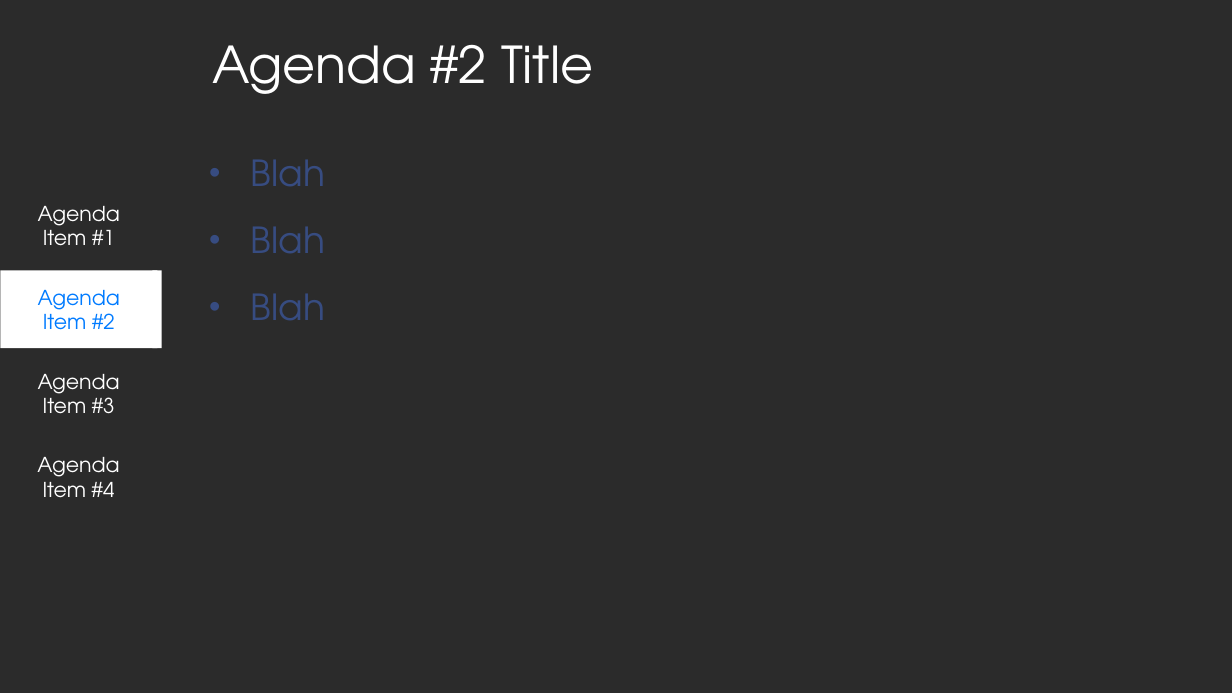
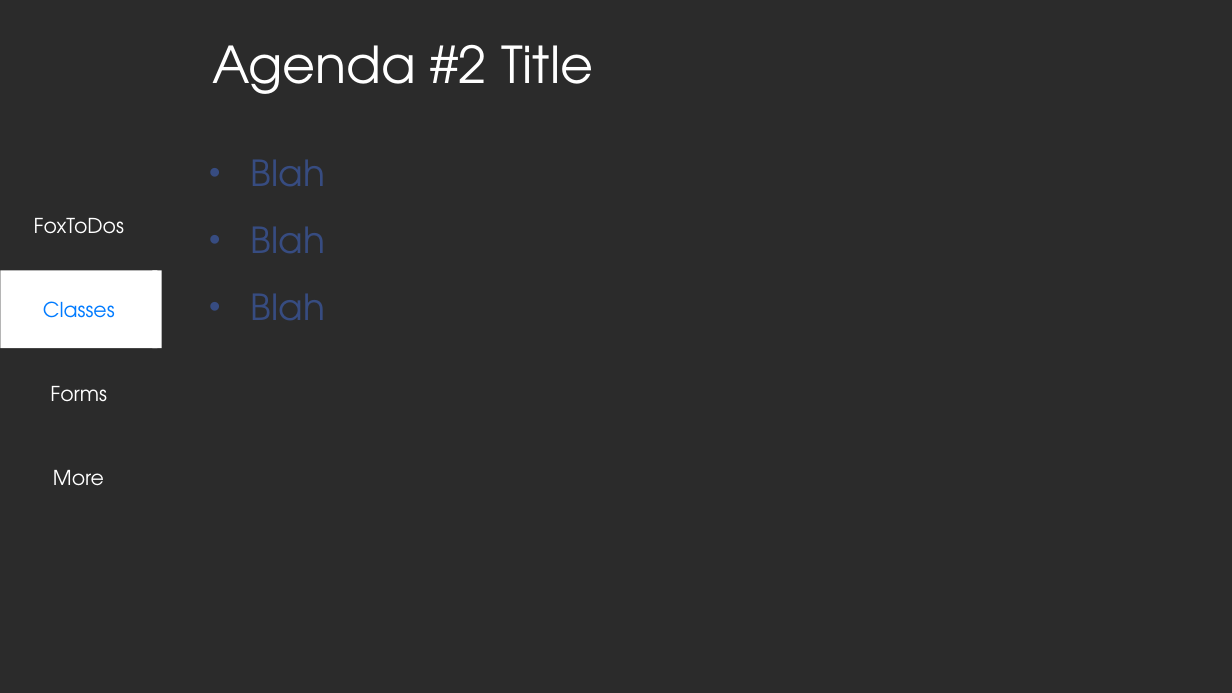
Before and after one commit to eselje/XToDos, a slide deck: slide 9 of Docs/Selje_XSharpFromScratch_Slides.pptx (slide 8 before the commit). Drawn at 1232x693 pixels with LibreOffice and Linux fonts; fonts in the diff are those of the drawing; background and template pictures are left out; a plain dark background stands for a picture behind light text. Boxes give left, top, right and bottom in pixels: in the first picture for what was removed or moved away, otherwise in the second. Text is boxed around its words. In the diff, an @@ line names an element or a change of style, - is before the commit and + after.

```diff
--- a/Docs/Selje_XSharpFromScratch_Slides.pptx
+++ b/Docs/Selje_XSharpFromScratch_Slides.pptx
@@ text at bbox=[34, 218, 124, 234]: text changed @@
-Agenda Item #1
+FoxToDos
@@ text in rectangle at bbox=[43, 301, 115, 318]: text changed @@
-Agenda Item #2
+Classes
@@ text at bbox=[50, 386, 107, 401]: text changed @@
-Agenda Item #3
+Forms
@@ text at bbox=[53, 470, 104, 486]: text changed @@
-Agenda Item #4
+More
```
Also in this commit, not shown: 8 other slides changed, 9 slides added, 8 slides removed, 3 other files.
